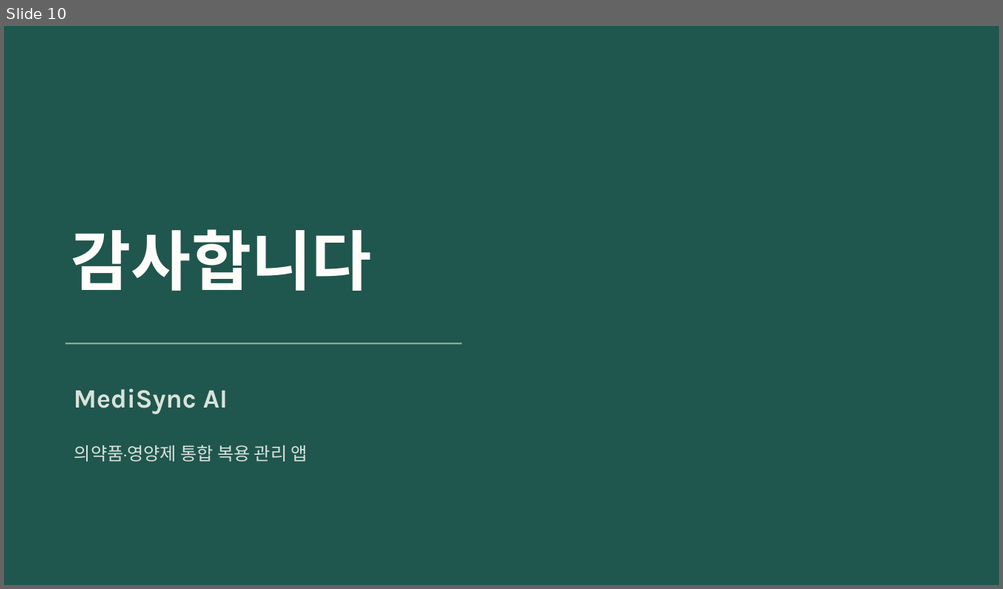
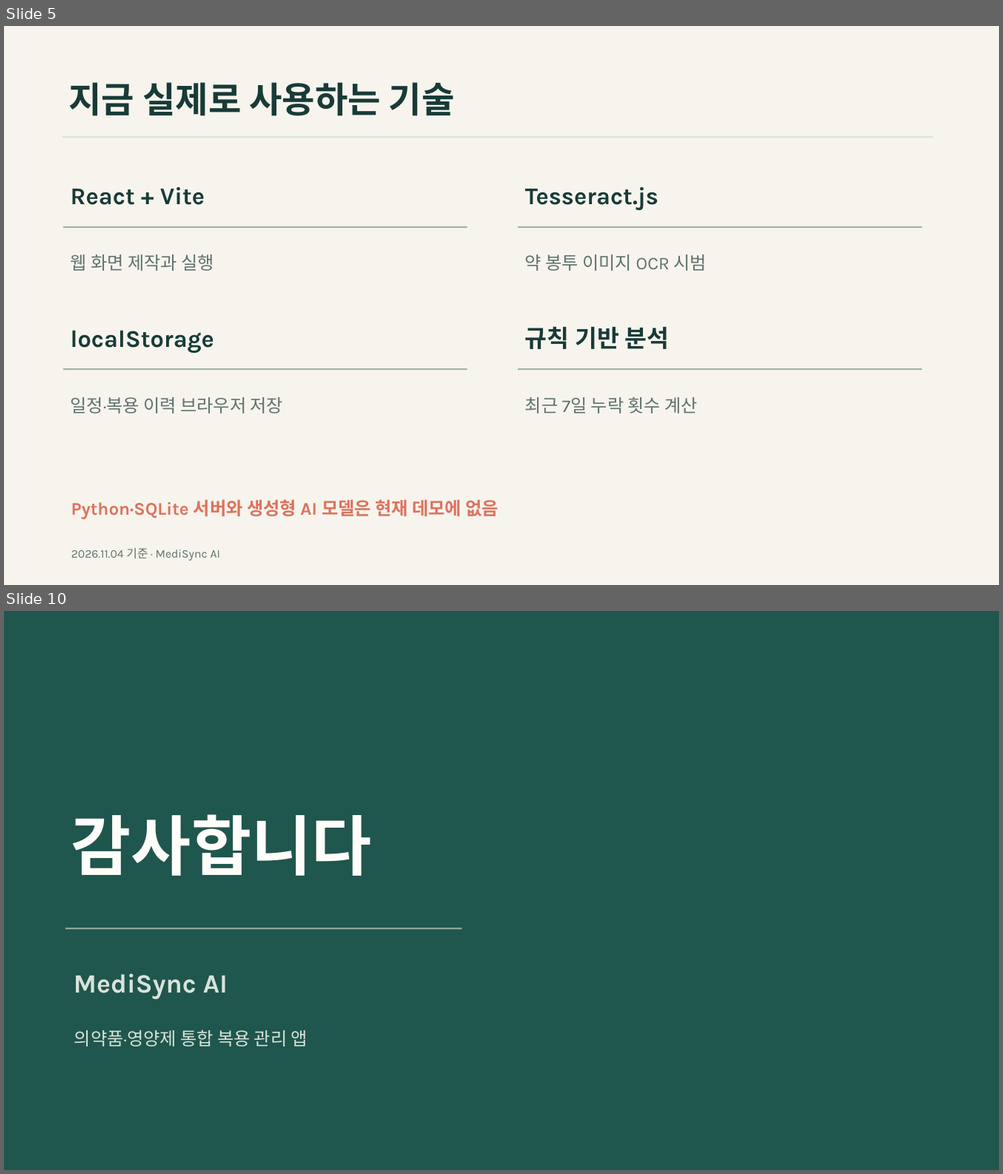
Before and after one commit to chanwoo03/TOC, a slide deck: docs/downloads/MediSync-AI.pptx. Shown one above the other, each under a label of ours: slide 10 before the commit, slides 5 and 10 after it; the slides between them are not shown. The pictures are 1003x589 and 1003x1174 pixels, drawn with LibreOffice and Linux fonts; fonts in the diff are those of the drawing. Boxes give left, top, right and bottom in pixels: in the first picture for what was removed or moved away, otherwise in the second. Text is boxed around its words. In the diff, an @@ line names an element or a change of style, - is before the commit and + after.

Commit message:
Update MediSync weekly presentation

```diff
--- a/docs/downloads/MediSync-AI.pptx
+++ b/docs/downloads/MediSync-AI.pptx
@@ slide 5 added at (x1=4, y1=26, x2=999, y2=585), background #F7F4EE @@
@@ text added at (x1=69, y1=82, x2=455, y2=116), 34.5 pt, text #183B37, bold @@
+지금 실제로 사용하는 기술
@@ rectangle added at (x1=62, y1=136, x2=933, y2=138), fill #D8E3DB @@
@@ text added at (x1=71, y1=187, x2=205, y2=205), 23.2 pt, text #183B37, bold @@
+React + Vite
@@ text added at (x1=525, y1=187, x2=658, y2=210), 23.2 pt, text #183B37, bold @@
+Tesseract.js
@@ rectangle added at (x1=63, y1=227, x2=467, y2=228), fill #9BB5A6 @@
@@ rectangle added at (x1=518, y1=227, x2=922, y2=228), fill #9BB5A6 @@
@@ text added at (x1=71, y1=255, x2=214, y2=271), 17.2 pt, text #61726C @@
+웹 화면 제작과 실행
@@ text added at (x1=525, y1=255, x2=706, y2=271), 17.2 pt, text #61726C @@
+약 봉투 이미지 OCR 시범
@@ text added at (x1=71, y1=330, x2=214, y2=353), 23.2 pt, text #183B37, bold @@
+localStorage
@@ text added at (x1=525, y1=326, x2=669, y2=349), 23.2 pt, text #183B37, bold @@
+규칙 기반 분석
@@ rectangle added at (x1=63, y1=369, x2=467, y2=370), fill #9BB5A6 @@
@@ rectangle added at (x1=518, y1=369, x2=922, y2=370), fill #9BB5A6 @@
@@ text added at (x1=71, y1=397, x2=284, y2=414), 17.2 pt, text #61726C @@
+일정·복용 이력 브라우저 저장
@@ text added at (x1=525, y1=397, x2=698, y2=414), 17.2 pt, text #61726C @@
+최근 7일 누락 횟수 계산
@@ text added at (x1=71, y1=500, x2=498, y2=520), 17.2 pt, text #DC735D, bold @@
+Python·SQLite 서버와 생성형 AI 모델은 현재 데모에 없음
@@ text added at (x1=71, y1=548, x2=220, y2=561), 11.2 pt, text #61726C @@
+2026.11.04 기준 · MediSync AI
```
Also in this commit, not shown: 2 slides changed, 6 other slides added, 7 slides removed, 26 other files.
